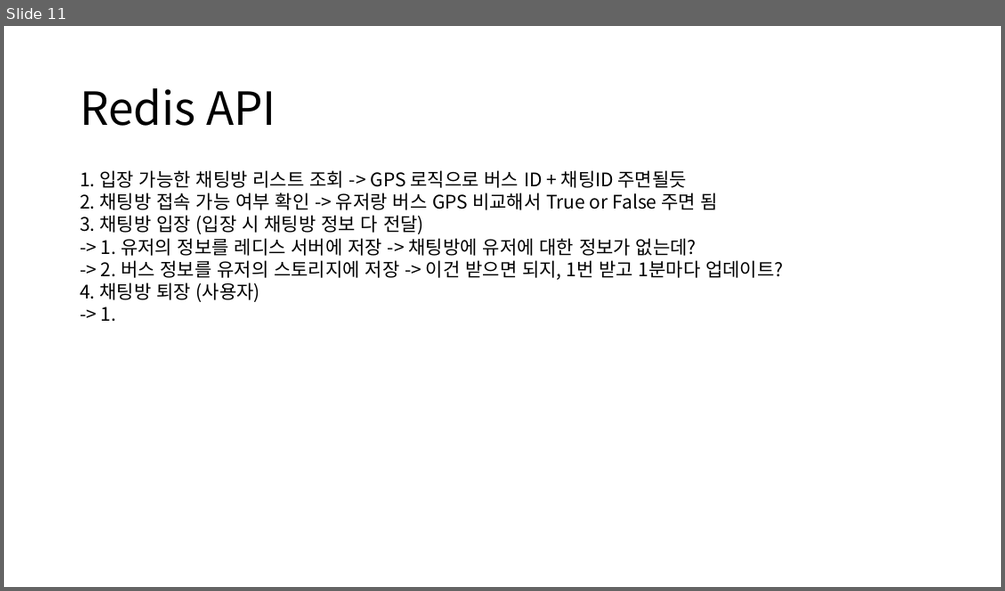
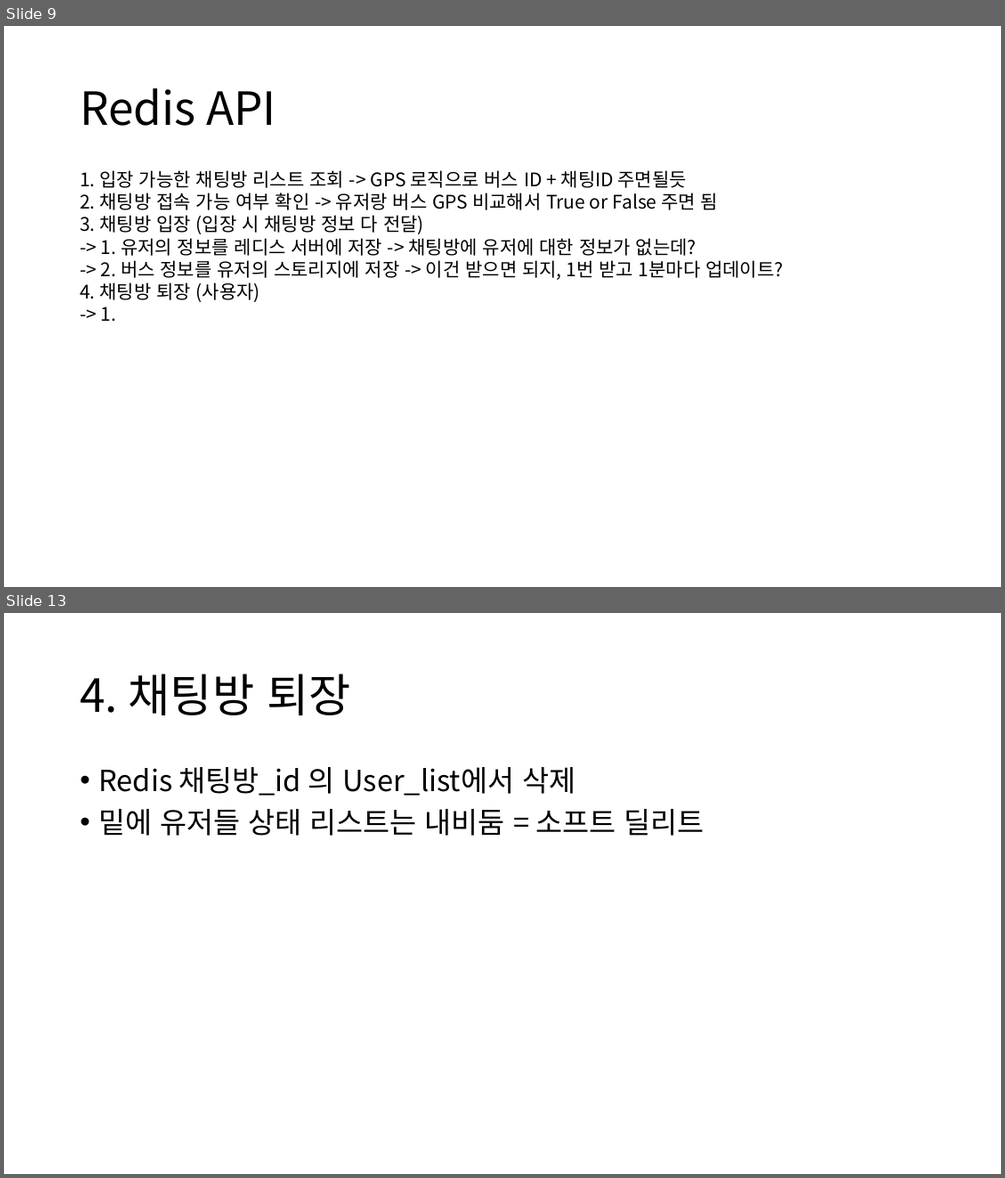
Before and after one commit to shy625/nangman-bus, a slide deck: hwi/PPT/Redis 자료구조.pptx. Shown one above the other, each under a label of ours: slide 11 before the commit, slides 9 and 13 after it; the slides between them are not shown. The pictures are 1005x591 and 1005x1178 pixels, drawn with LibreOffice and Linux fonts; fonts in the diff are those of the drawing. Boxes give left, top, right and bottom in pixels: in the first picture for what was removed or moved away, otherwise in the second. Text is boxed around its words. In the diff, an @@ line names an element or a change of style, - is before the commit and + after.

Commit message:
[feature] Redis

```diff
--- a/hwi/PPT/Redis 자료구조.pptx
+++ b/hwi/PPT/Redis 자료구조.pptx
@@ slide 13 added at [4,613,1001,1174], background #FFFFFF @@
@@ title added at [80,674,351,715], 44 pt, text #000000 @@
+4. 채팅방 퇴장
@@ text added at [98,767,704,835], 28 pt, text #000000 @@
+• Redis 채팅방_id 의 User_list에서 삭제
+• 밑에 유저들 상태 리스트는 내비둠 = 소프트 딜리트
@@ what was slide 11 is now slide 9 @@
```
Also in this commit, not shown: 3 slides changed, 4 other slides added.
